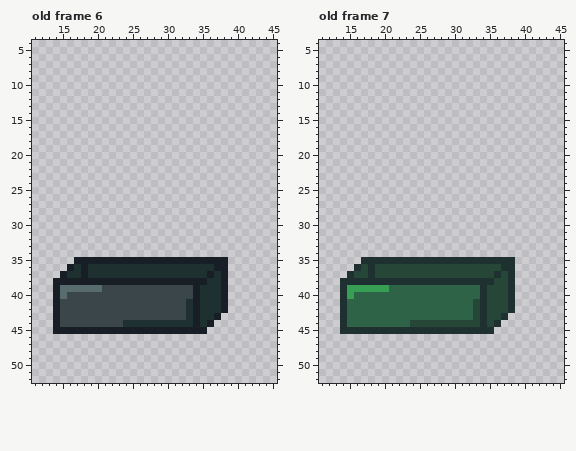
File history of a pixel-art file, Biogenesis_SNZA/Assets/Sprites/Maps/Props/Taller_khione/cajas.aseprite. Above is the file before it was changed.
54x53 pixels, 13 frames. Colours within 5 levels of each other are drawn and written as one. Shown: old frame 6: x 11..45, y 4..52; old frame 7: x 11..45, y 4..52. The commit also changed other frames, which this record leaves out.
New version:
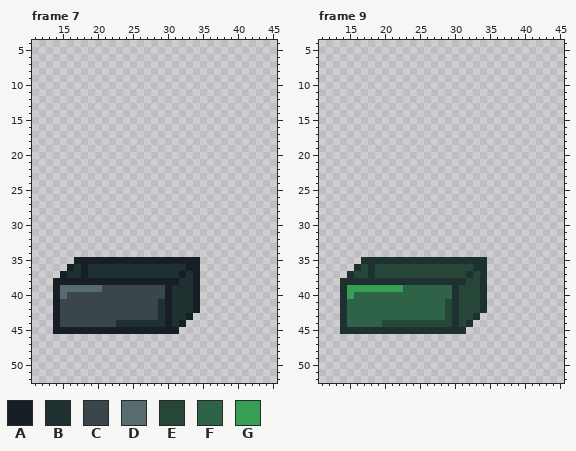
Palette (. is transparent): A #181e25  B #1e3030  C #3a464a  D #586b6f  E #264637  F #2e6348  G #379f54
A new or re-ordered frame is compared with the old frame closest to it.
Changes in this commit:
frames 13 -> 21
Frame 7 is new; against old frame 6:
The author changed colour B to colour A in row 36 at x 33 to 34; in row 37 at x 32 and 34; in row 43 at x 33; in row 44 at x 30 and 32.
The author changed colour C to colour A in rows 39 to 43 at x 30.
The author changed colour A to colour B in row 38 at x 32 to 33.
The author changed colour C to colour B in rows 39 to 40 at x 31 to 33; in rows 41 to 43 at x 29 and 31 to 32; in row 44 at x 23.
The author cleared colour A in row 35 at x 35 to 38; in row 36 at x 37 to 38; in row 37 at x 36 and 38; in row 38 at x 35 and 38; in rows 39 to 42 at x 38; in row 43 at x 34 and 37.
The author cleared colour A in row 44 at x 34 and 36; in row 45 at x 32 to 35.
The author cleared colour B in row 36 at x 35 to 36; in row 37 at x 35 and 37; in row 38 at x 36 to 37; in rows 39 to 42 at x 35 to 37; in row 43 at x 35 to 36; in row 44 at x 33 and 35.
Frame 9 is new; against old frame 7:
The author changed colour E to colour B in row 36 at x 33 to 34; in row 37 at x 32 and 34; in row 43 at x 33; in row 44 at x 30 and 32.
The author changed colour F to colour B in rows 39 to 43 at x 30.
The author changed colour B to colour E in row 38 at x 32 to 33.
The author changed colour F to colour E in rows 39 to 40 at x 31 to 33; in rows 41 to 43 at x 29 and 31 to 32; in row 44 at x 20 to 23.
The author changed colour F to colour G in row 39 at x 21 to 22.
The author cleared colour B in row 35 at x 35 to 38; in row 36 at x 37 to 38; in row 37 at x 36 and 38; in row 38 at x 35 and 38; in rows 39 to 42 at x 38; in row 43 at x 34 and 37.
The author cleared colour B in row 44 at x 34 and 36; in row 45 at x 32 to 35.
The author cleared colour E in row 36 at x 35 to 36; in row 37 at x 35 and 37; in row 38 at x 36 to 37; in rows 39 to 42 at x 35 to 37; in row 43 at x 35 to 36; in row 44 at x 33 and 35.
Pixel boxes of the changes (left, top, right, bottom) in both pictures:
changed: (158, 257, 228, 334)
changed: (116, 320, 123, 327)
changed: (445, 257, 515, 334)
changed: (389, 285, 403, 292)
changed: (382, 320, 410, 327)
